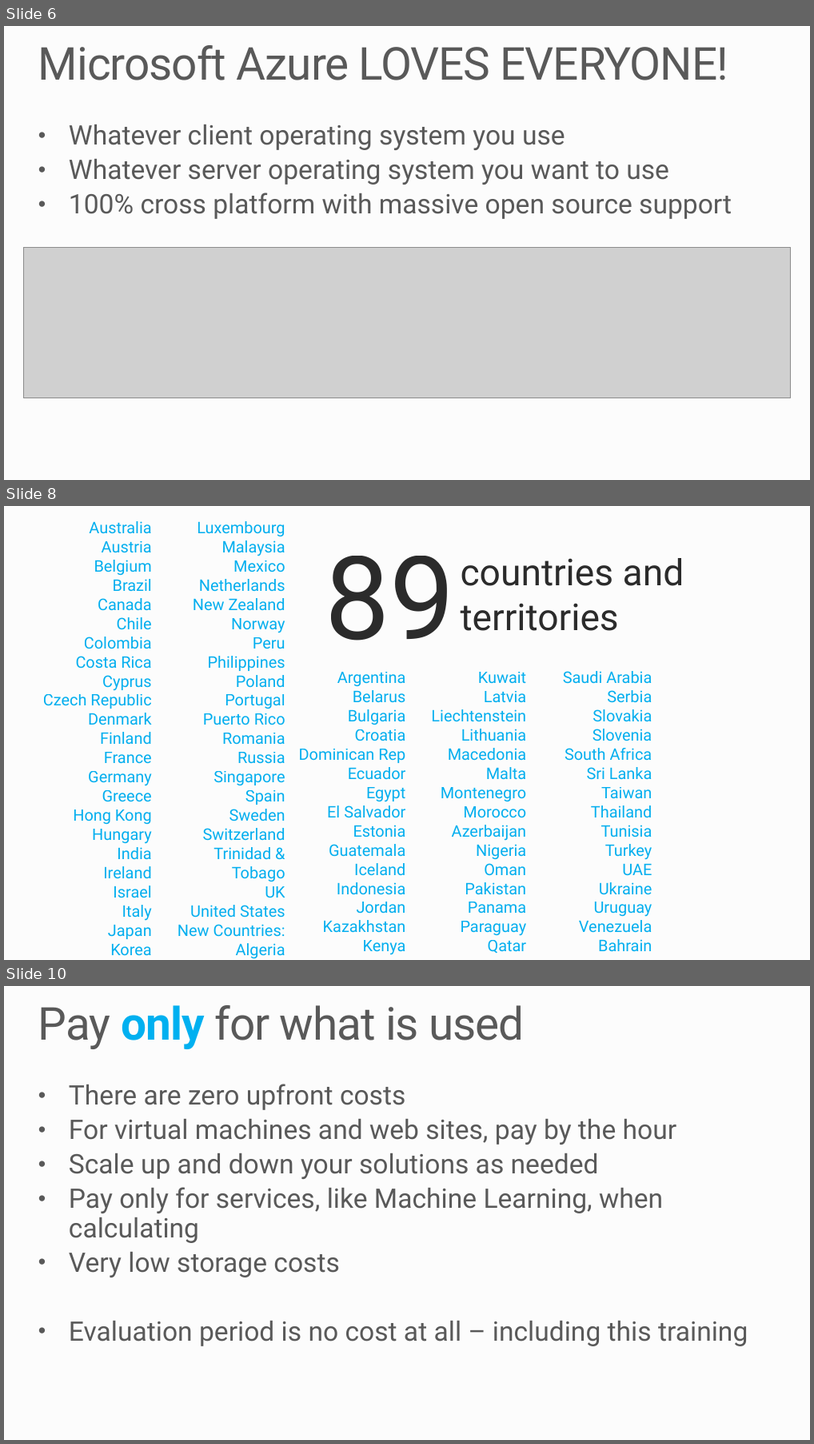
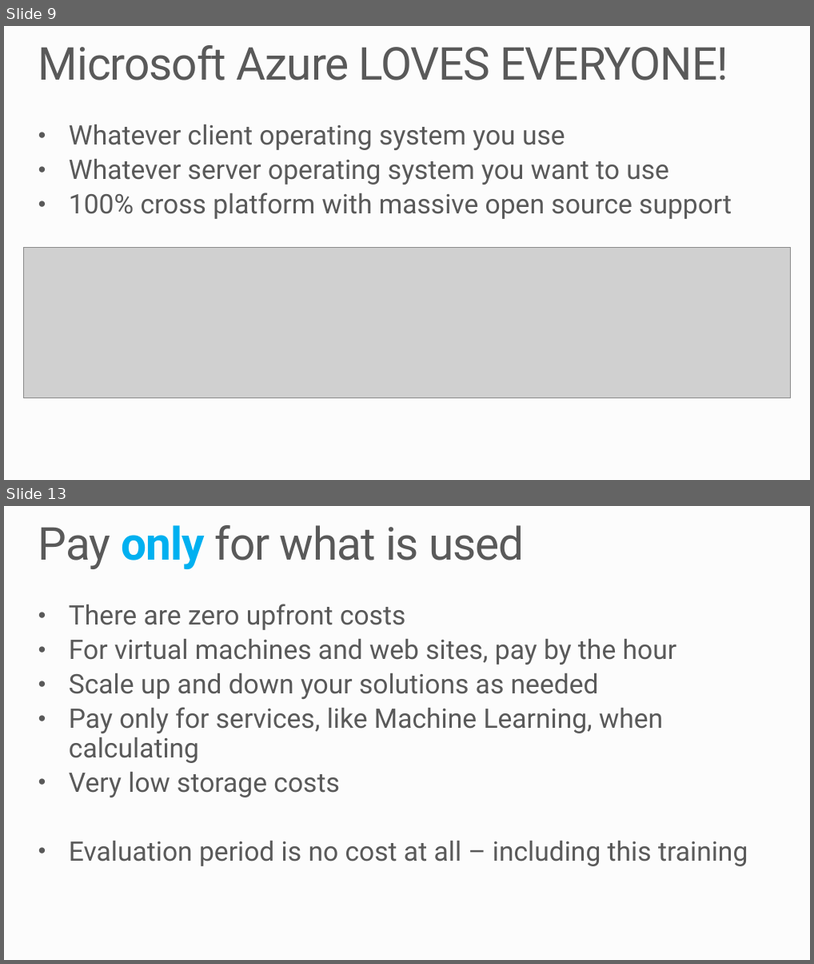
Before and after one commit to MSRConnections/Azure-training-course, a slide deck: Content/Introduction/Azure Overview.pptx. Shown one above the other, each under a label of ours: slides 6, 8 and 10 before the commit, slides 9 and 13 after it; the slides between them are not shown. The pictures are 814x1444 and 814x964 pixels, drawn with LibreOffice and Linux fonts; fonts in the diff are those of the drawing; grey boxes stand for pictures; background and template pictures are left out. Boxes give left, top, right and bottom in pixels: in the first picture for what was removed or moved away, otherwise in the second. Text is boxed around its words. In the diff, an @@ line names an element or a change of style, - is before the commit and + after.

```diff
--- a/Content/Introduction/Azure Overview.pptx
+++ b/Content/Introduction/Azure Overview.pptx
@@ slide 8 removed at bbox=[4, 506, 810, 960], background #FCFCFC @@
@@ text removed at bbox=[43, 521, 152, 956] @@
-Australia
-Austria
-Belgium
-Brazil
-Canada
-Chile
-Colombia
-Costa Rica
-Cyprus
-Czech Republic
-Denmark
-Finland
-France
-Germany
-Greece
-Hong Kong
-Hungary
-India
-Ireland
-Israel
-Italy
-Japan
-Korea
@@ text removed at bbox=[178, 521, 286, 958] @@
-Luxembourg
-Malaysia
-Mexico
-Netherlands
-New Zealand
-Norway
-Peru
-Philippines
-Poland
-Portugal
-Puerto Rico
-Romania
-Russia
-Singapore
-Spain
-Sweden
-Switzerland
-Trinidad & Tobago
-UK
-United States
-New Countries:
-Algeria
@@ text removed at bbox=[326, 556, 455, 640] @@
-89
@@ text removed at bbox=[461, 558, 685, 631] @@
-countries and territories
@@ text removed at bbox=[299, 672, 406, 955] @@
-Argentina
-Belarus
-Bulgaria
-Croatia
-Dominican Rep
-Ecuador
-Egypt
-El Salvador
-Estonia
-Guatemala
-Iceland
-Indonesia
-Jordan
-Kazakhstan
-Kenya
@@ text removed at bbox=[431, 672, 527, 953] @@
-Kuwait
-Latvia
-Liechtenstein
-Lithuania
-Macedonia
-Malta
-Montenegro
-Morocco
-Azerbaijan
-Nigeria
-Oman
-Pakistan
-Panama
-Paraguay
-Qatar
@@ text removed at bbox=[563, 671, 653, 952] @@
-Saudi Arabia
-Serbia
-Slovakia
-Slovenia
-South Africa
-Sri Lanka
-Taiwan
-Thailand
-Tunisia
-Turkey
-UAE
-Ukraine
-Uruguay
-Venezuela
-Bahrain
@@ what was slide 6 is now slide 9 @@
@@ what was slide 10 is now slide 13 @@
```
Also in this commit, not shown: 4 slides changed, 3 slides added, 2 other files.
